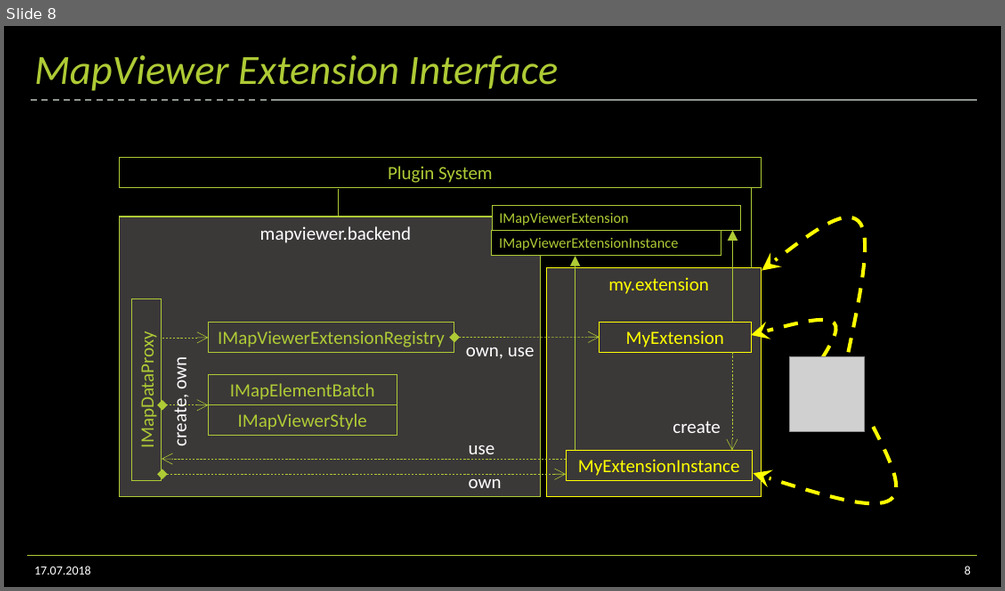
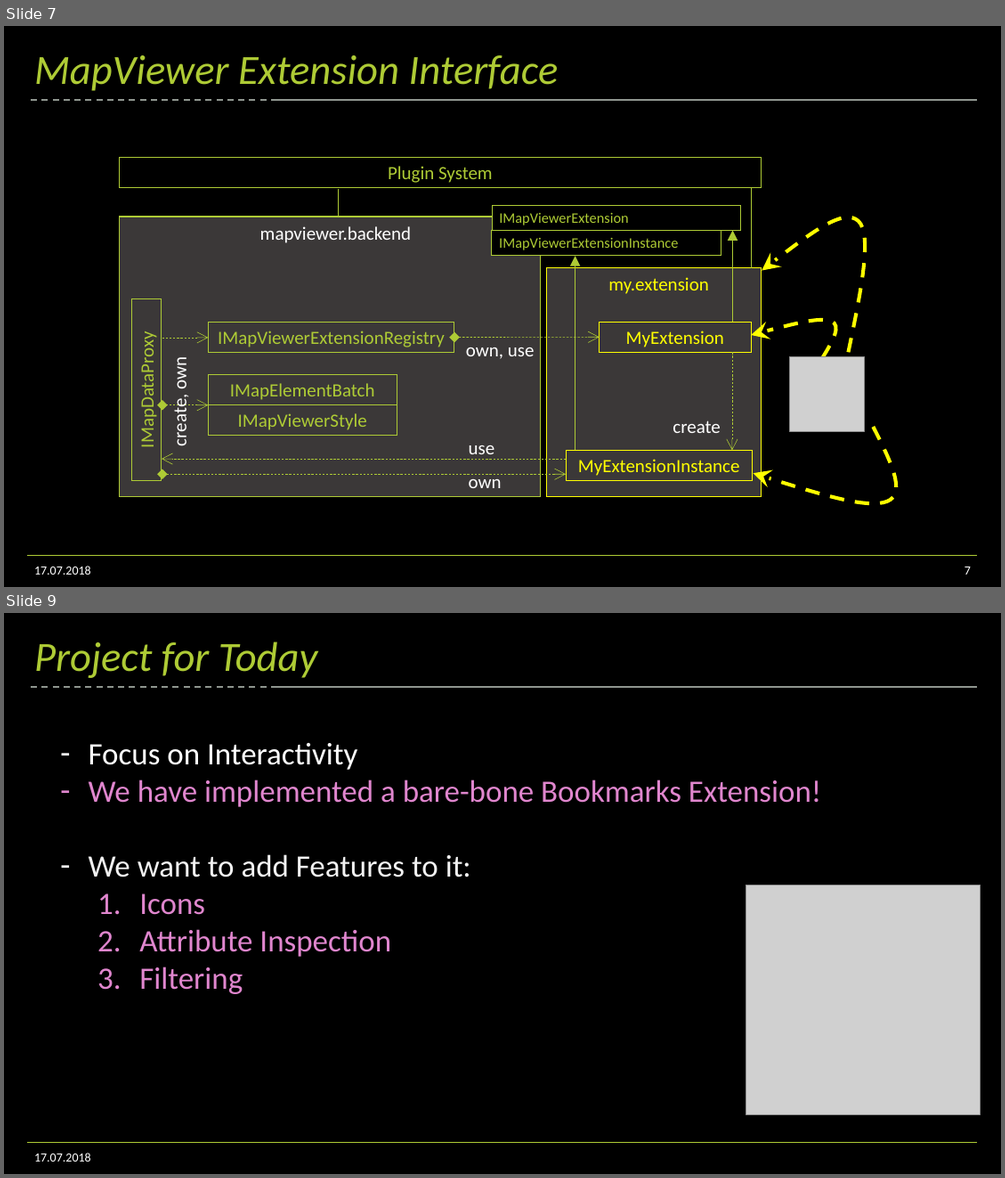
Before and after one commit to Klebert-Engineering/td-2019-mapviewer-ext, a slide deck: workshop.pptx. Shown one above the other, each under a label of ours: slide 8 before the commit, slides 7 and 9 after it; the slides between them are not shown. The pictures are 1005x591 and 1005x1178 pixels, drawn with LibreOffice and Linux fonts; fonts in the diff are those of the drawing; grey boxes stand for pictures; background and template pictures are left out. Boxes give left, top, right and bottom in pixels: in the first picture for what was removed or moved away, otherwise in the second. Text is boxed around its words. In the diff, an @@ line names an element or a change of style, - is before the commit and + after.

```diff
--- a/workshop.pptx
+++ b/workshop.pptx
@@ slide 9 added at (4,613,1001,1174), background #000000; not listed: 3 template elements that a slide beside it also shows @@
@@ title added at (34,641,317,678), 40 pt, text #AECB35, italic @@
+Project for Today
@@ text added at (89,743,821,994), 30 pt, text #E086CE @@
+– Focus on Interactivity
+– We have implemented a bare-bone Bookmarks Extension!
+– We want to add Features to it:
+  1. Icons
+  2. Attribute Inspection
+  3. Filtering
@@ picture added at (746,885,980,1115) @@
@@ text added at (34,1152,91,1161), 12 pt, text #FFFFFF @@
+17.07.2018
@@ what was slide 8 is now slide 7 @@
@@ page number at (964,566,971,574): text changed @@
-8
+7
```
Also in this commit, not shown: 1 slide changed, 4 other slides added, 21 slides removed, 2 other files.
